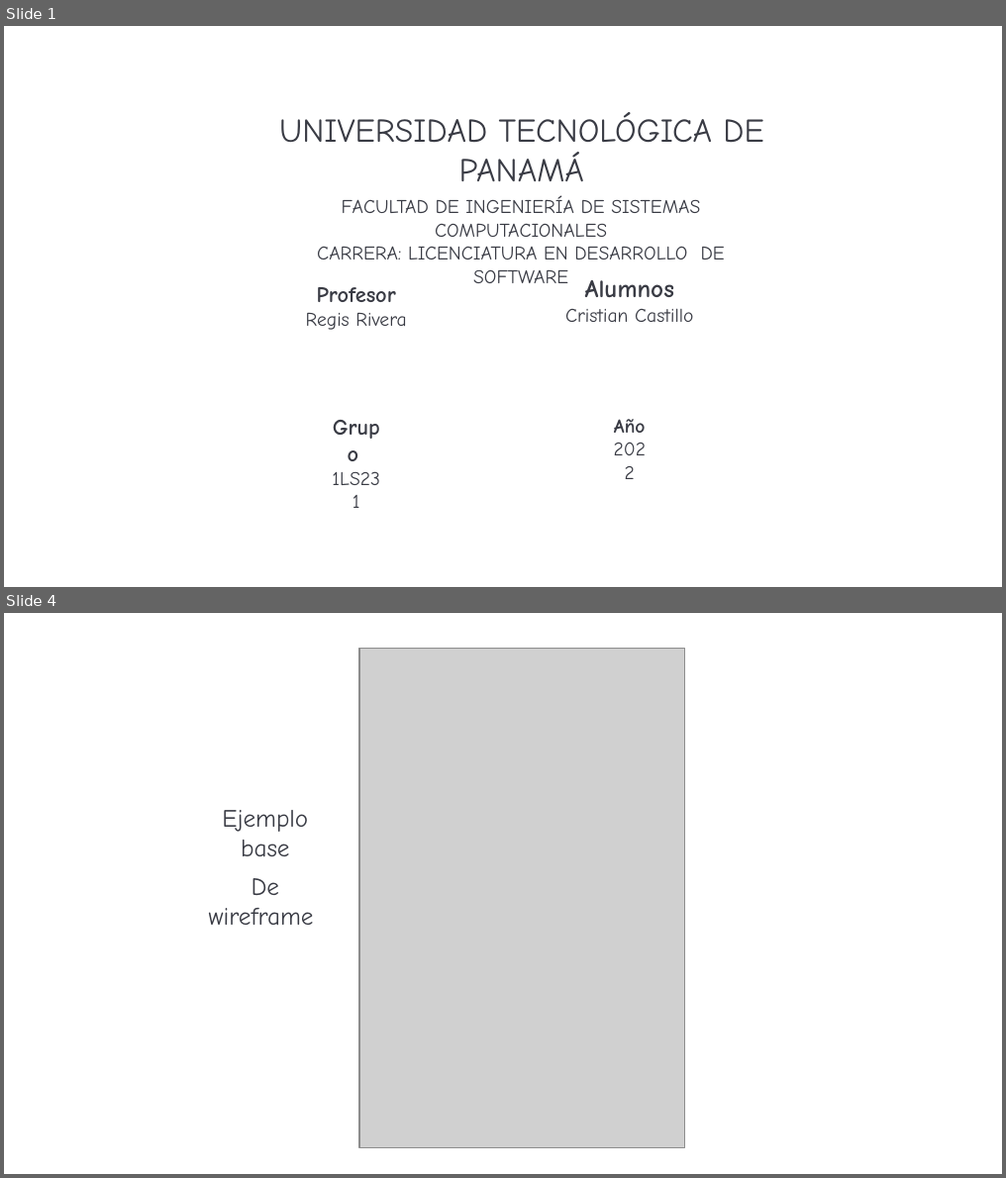
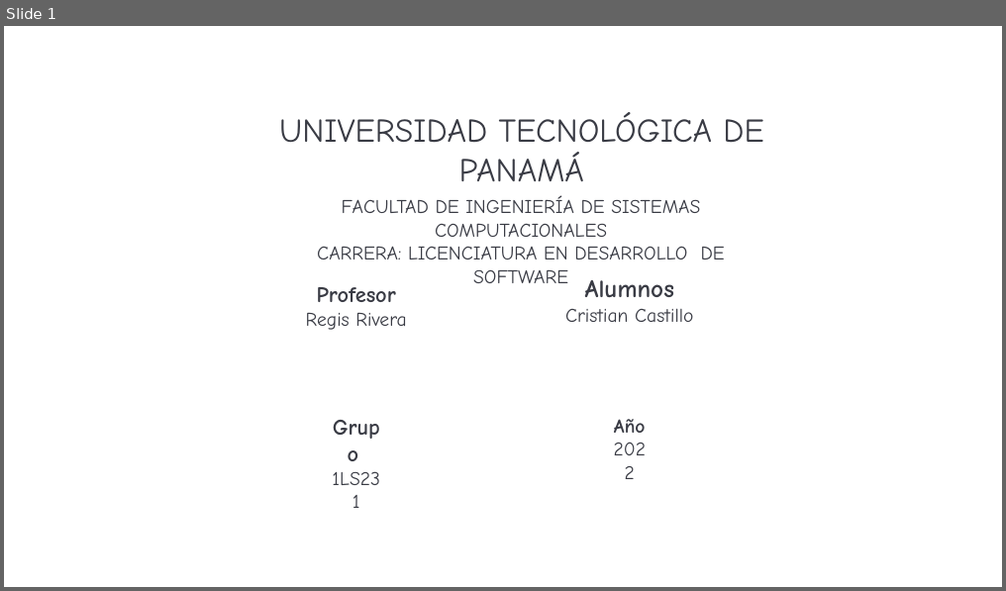
Before and after one commit to Cristian1234567890/Curso-DS7, a slide deck: Proyectos/Proyecto-Final/project/Presentacion proyecto final .pptx. Shown one above the other, each under a label of ours: slides 1 and 4 before the commit, slide 1 after it; the slides between them are not shown. The pictures are 1006x1178 and 1006x591 pixels, drawn with LibreOffice and Linux fonts; fonts in the diff are those of the drawing; grey boxes stand for pictures; background and template pictures are left out. Boxes give left, top, right and bottom in pixels: in the first picture for what was removed or moved away, otherwise in the second. Text is boxed around its words. In the diff, an @@ line names an element or a change of style, - is before the commit and + after.

```diff
--- a/Proyectos/Proyecto-Final/project/Presentacion proyecto final .pptx
+++ b/Proyectos/Proyecto-Final/project/Presentacion proyecto final .pptx
@@ slide 4 removed at [4,613,1002,1174], background picture (left out) @@
@@ picture removed at [359,648,683,1148] @@
@@ text removed at [209,810,314,925] @@
-Ejemplo base
-De wireframe
@@ page number removed at [499,1139,508,1149] @@
-4
```
Also in this commit, not shown: 5 slides added, 8 other slides removed, 13 other files.
